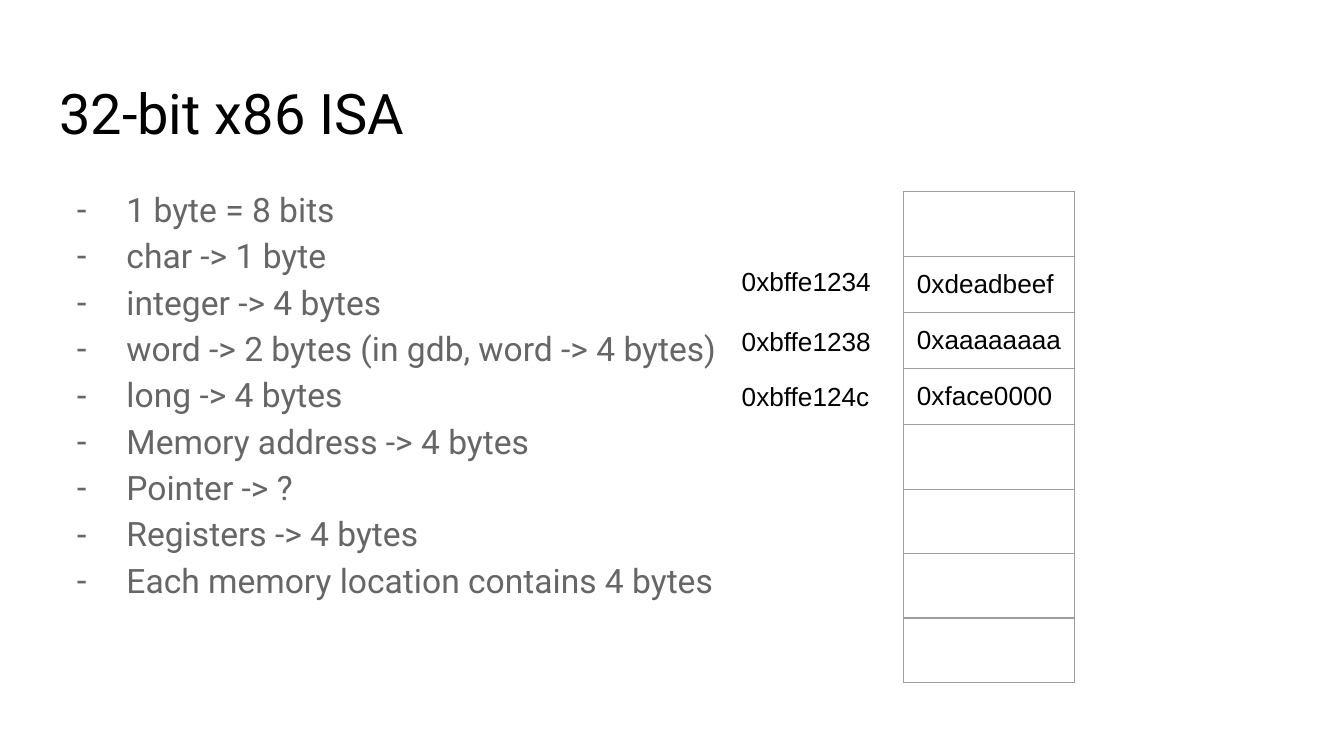
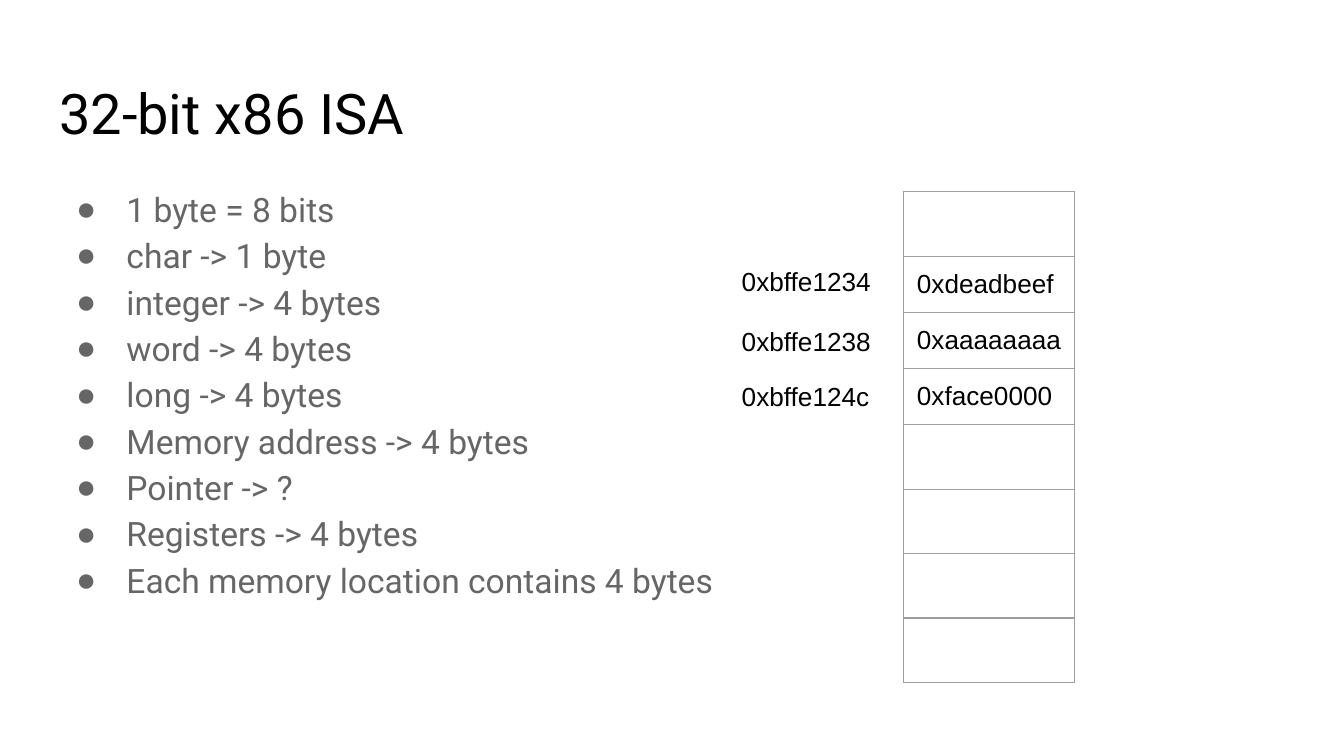
Before and after one commit to kaishenwang/MP1Disucssion, a slide deck: slide 9 of week1/Intro_OS_2019.pptx (slide 7 before the commit). Drawn at 1344x756 pixels with LibreOffice and Linux fonts; fonts in the diff are those of the drawing. Boxes give left, top, right and bottom in pixels: in the first picture for what was removed or moved away, otherwise in the second. Text is boxed around its words. In the diff, an @@ line names an element or a change of style, - is before the commit and + after.

```diff
--- a/week1/Intro_OS_2019.pptx
+++ b/week1/Intro_OS_2019.pptx
@@ text at (126, 197, 713, 600): bullet - to ● @@
@@ text at (126, 336, 352, 368): text changed @@
-– word -> 2 bytes (in gdb, word -> 4 bytes)
+● word -> 4 bytes
```
Also in this commit, not shown: 10 other slides changed, 1 slide added.
